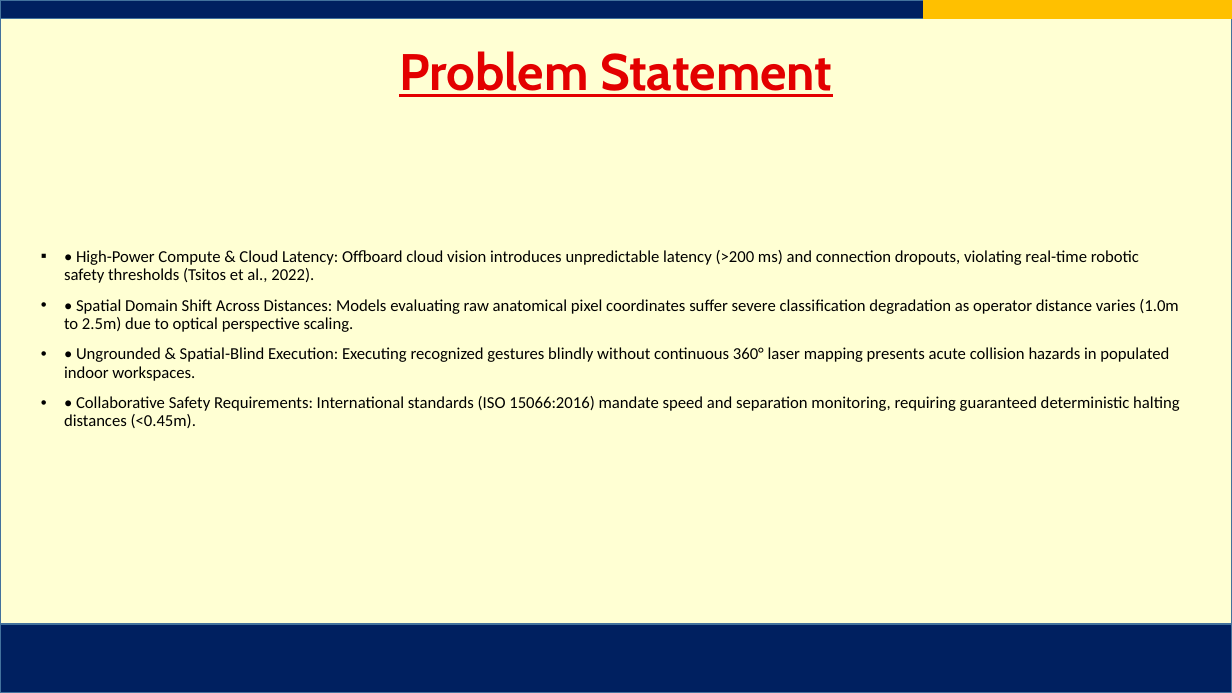
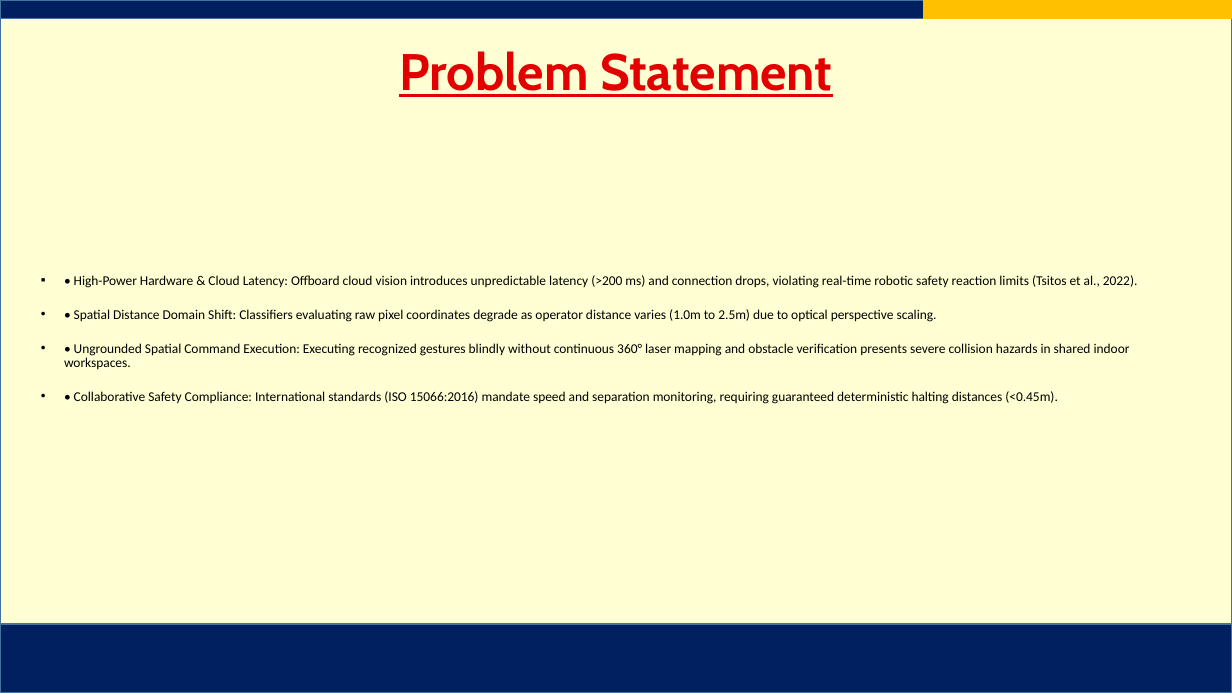
Before and after one commit to AJFACULTY/Intention-Recognition, a slide deck: slide 4 of write_up/Project Final Defense Slides_ENHANCED.pptx. Drawn at 1232x693 pixels with LibreOffice and Linux fonts; fonts in the diff are those of the drawing; background and template pictures are left out. Boxes give left, top, right and bottom in pixels: in the first picture for what was removed or moved away, otherwise in the second. Text is boxed around its words. In the diff, an @@ line names an element or a change of style, - is before the commit and + after.

Commit message:
fix(slides): eradicate text bleeding and replace static methodology with accepted 6-phase engineering framework diagram

```diff
--- a/write_up/Project Final Defense Slides_ENHANCED.pptx
+++ b/write_up/Project Final Defense Slides_ENHANCED.pptx
@@ text at box(64, 275, 1138, 404): text changed; size 13 to 10.5 pt @@
-▪ • High-Power Compute & Cloud Latency: Offboard cloud vision introduces unpredictable latency (>200 ms) and connection dropouts, violating real-time robotic safety thresholds (Tsitos et al., 2022).
-• • Spatial Domain Shift Across Distances: Models evaluating raw anatomical pixel coordinates suffer severe classification degradation as operator distance varies (1.0m to 2.5m) due to optical perspective scaling.
-• • Ungrounded & Spatial-Blind Execution: Executing recognized gestures blindly without continuous 360° laser mapping presents acute collision hazards in populated indoor workspaces.
-• • Collaborative Safety Requirements: International standards (ISO 15066:2016) mandate speed and separation monitoring, requiring guaranteed deterministic halting distances (<0.45m).
+▪ • High-Power Hardware & Cloud Latency: Offboard cloud vision introduces unpredictable latency (>200 ms) and connection drops, violating real-time robotic safety reaction limits (Tsitos et al., 2022).
+• • Spatial Distance Domain Shift: Classifiers evaluating raw pixel coordinates degrade as operator distance varies (1.0m to 2.5m) due to optical perspective scaling.
+• • Ungrounded Spatial Command Execution: Executing recognized gestures blindly without continuous 360° laser mapping and obstacle verification presents severe collision hazards in shared indoor workspaces.
+• • Collaborative Safety Compliance: International standards (ISO 15066:2016) mandate speed and separation monitoring, requiring guaranteed deterministic halting distances (<0.45m).
```
Also in this commit, not shown: 14 other slides changed, 4 other files.
